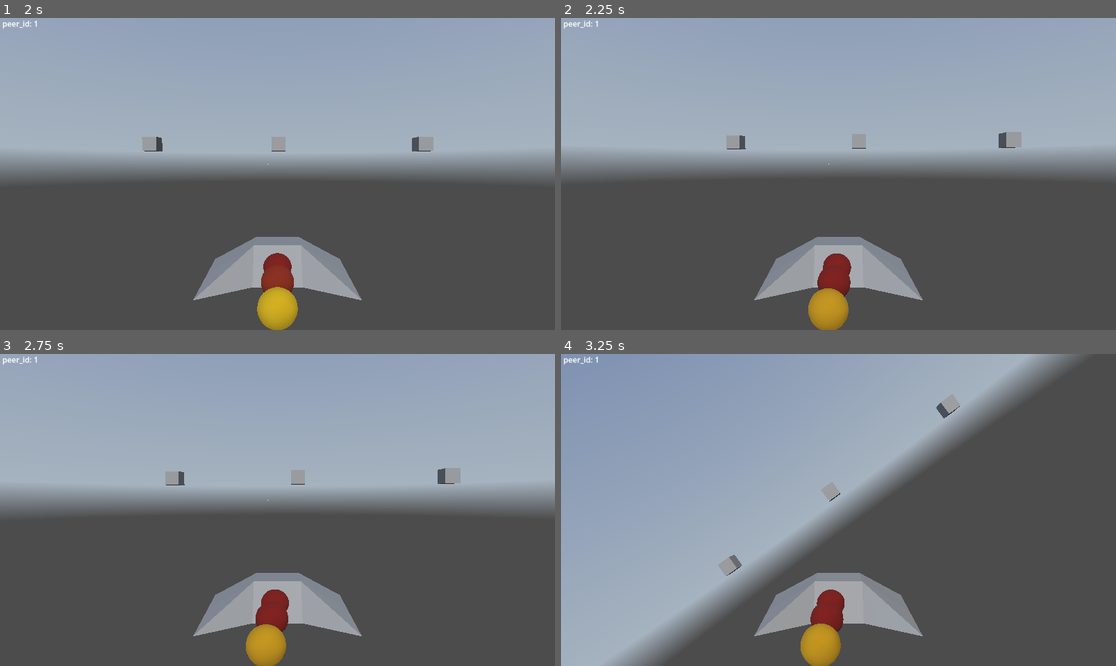
Above: before the commit, frames 1-4 (two rows, left to right).
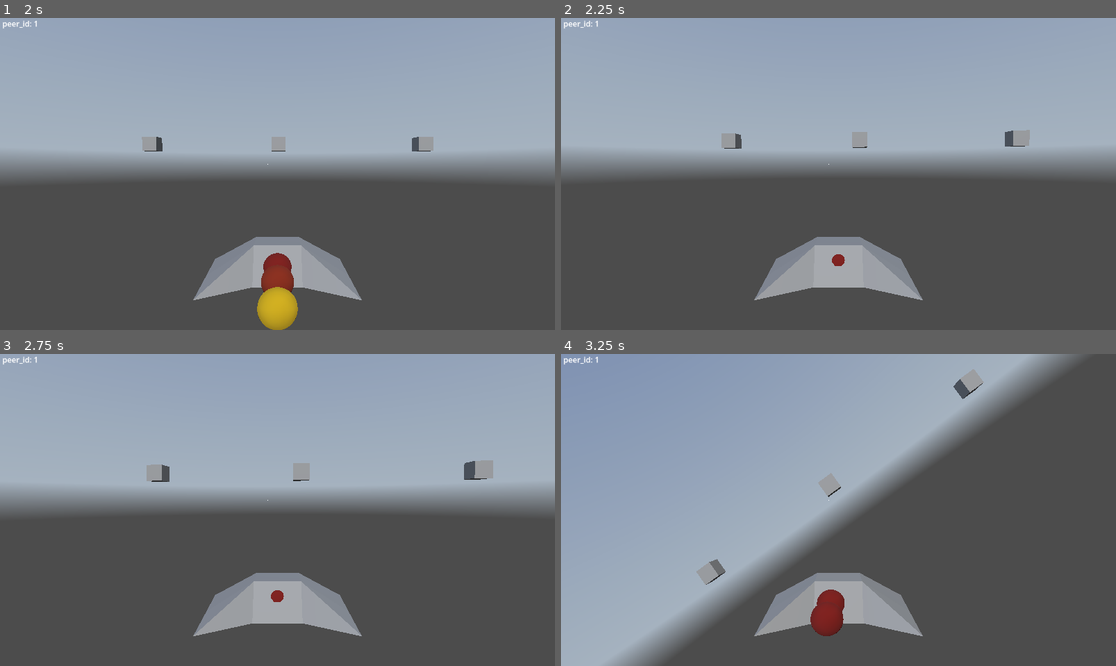
Above: after the commit, the same moments.

Repository: MathArtTechnologies/deivid-v-space
Game: Godot game, scene res://scenes/sand_box/MovementTest.tscn
The game is run twice, just before and just after one commit, with the same random seed, the same clock (stepped at 60 frames per second) and the same inputs. A sky picture missing from this copy of the repository is replaced by a grey-blue gradient.
Inputs (mouse positions are in pixels of both pictures, inside the frame that each line leads up to):
- Up to frame 1 (2 s): tap Enter at 0.5 s; move the mouse to (399, 158) at 0.52 s; hold D (right_tilt, bound only before the commit) 0.53-1.25 s; click (399, 158) at 0.6 s; click "Host" at 1.25 s
- Up to frame 2 (2.25 s): move the mouse to (727, 189) at 2.02 s; hold W (pitch_down, bound only before the commit) from 2.03 s (still down); click (727, 189) at 2.1 s
- Up to frame 3 (2.75 s): keep holding W (pitch_down, bound only before the commit)
- Up to frame 4 (3.25 s): move the mouse to (894, 441) at 2.77 s; release W (pitch_down, bound only before the commit) at 2.78 s; hold D (right_tilt, bound only before the commit) from 2.78 s (still down); click (894, 441) at 2.85 s

Frame 1 is identical in both runs. In frame 2, 1.7% of the frame differs, in the area x 28-85%, y 35-100%; in frame 3, 2.3%, in the area x 26-89%, y 34-100%; in frame 4, 1.8%.

Commit message:
rename input map to follo pitch, yaw, roll naming convention

Diff:
--- a/project.godot
+++ b/project.godot
@@ -26,18 +26,12 @@
 
 [input]
 
-pitch_down={
+thrust={
 "deadzone": 0.2,
 "events": [Object(InputEventKey,"resource_local_to_scene":false,"resource_name":"","device":-1,"window_id":0,"alt_press …(192 unchanged characters)…
 , Object(InputEventKey,"resource_local_to_scene":false,"resource_name":"","device":-1,"window_id":0,"alt_pressed":false …(186 unchanged characters)…
 , Object(InputEventJoypadMotion,"resource_local_to_scene":false,"resource_name":"","device":-1,"axis":5,"axis_value":1.0,"script":null)
-]
-}
-pittch_up={
-"deadzone": 0.2,
-"events": [Object(InputEventKey,"resource_local_to_scene":false,"resource_name":"","device":-1,"window_id":0,"alt_pressed":false,"shift_pressed":false,"ctrl_pressed":false,"meta_pressed":false,"pressed":false,"keycode":0,"physical_keycode":83,"key_label":0,"unicode":115,"location":0,"echo":false,"script":null)
-, Object(InputEventKey,"resource_local_to_scene":false,"resource_name":"","device":-1,"window_id":0,"alt_pressed":false,"shift_pressed":false,"ctrl_pressed":false,"meta_pressed":false,"pressed":false,"keycode":0,"physical_keycode":4194322,"key_label":0,"unicode":0,"location":0,"echo":false,"script":null)
-, Object(InputEventJoypadMotion,"resource_local_to_scene":false,"resource_name":"","device":-1,"axis":4,"axis_value":1.0,"script":null)
+, Object(InputEventKey,"resource_local_to_scene":false,"resource_name":"","device":-1,"window_id":0,"alt_pressed":false,"shift_pressed":false,"ctrl_pressed":false,"meta_pressed":false,"pressed":false,"keycode":0,"physical_keycode":32,"key_label":0,"unicode":32,"location":0,"echo":false,"script":null)
 ]
 }
 pause={
@@ -46,39 +40,39 @@
 , Object(InputEventJoypadButton,"resource_local_to_scene":false,"resource_name":"","device":-1,"button_index":5,"pressure":0.0,"pressed":true,"script":null)
 ]
 }
-right_tilt={
+roll_right={
 "deadzone": 0.2,
 "events": [Object(InputEventKey,"resource_local_to_scene":false,"resource_name":"","device":-1,"window_id":0,"alt_press …(192 unchanged characters)…
 , Object(InputEventKey,"resource_local_to_scene":false,"resource_name":"","device":-1,"window_id":0,"alt_pressed":false …(186 unchanged characters)…
 , Object(InputEventJoypadButton,"resource_local_to_scene":false,"resource_name":"","device":-1,"button_index":10,"pressure":0.0,"pressed":true,"script":null)
 ]
 }
-left_tilt={
+roll_left={
 "deadzone": 0.2,
 "events": [Object(InputEventKey,"resource_local_to_scene":false,"resource_name":"","device":-1,"window_id":0,"alt_press …(191 unchanged characters)…
 , Object(InputEventKey,"resource_local_to_scene":false,"resource_name":"","device":-1,"window_id":0,"alt_pressed":false …(186 unchanged characters)…
 , Object(InputEventJoypadButton,"resource_local_to_scene":false,"resource_name":"","device":-1,"button_index":9,"pressure":0.0,"pressed":true,"script":null)
 ]
 }
-left={
+yaw_left={
 "deadzone": 0.2,
 "events": [Object(InputEventJoypadMotion,"resource_local_to_scene":false,"resource_name":"","device":-1,"axis":2,"axis_value":-1.0,"script":null)
 , Object(InputEventJoypadButton,"resource_local_to_scene":false,"resource_name":"","device":-1,"button_index":13,"pressure":0.0,"pressed":true,"script":null)
 ]
 }
-right={
+yaw_right={
 "deadzone": 0.2,
 "events": [Object(InputEventJoypadMotion,"resource_local_to_scene":false,"resource_name":"","device":-1,"axis":2,"axis_value":1.0,"script":null)
 , Object(InputEventJoypadButton,"resource_local_to_scene":false,"resource_name":"","device":-1,"button_index":14,"pressure":0.0,"pressed":true,"script":null)
 ]
 }
-up={
+pitch_up={
 "deadzone": 0.2,
 "events": [Object(InputEventJoypadMotion,"resource_local_to_scene":false,"resource_name":"","device":-1,"axis":3,"axis_value":-1.0,"script":null)
 , Object(InputEventJoypadButton,"resource_local_to_scene":false,"resource_name":"","device":-1,"button_index":11,"pressure":0.0,"pressed":true,"script":null)
 ]
 }
-down={
+pitch_down={
 "deadzone": 0.2,
 "events": [Object(InputEventJoypadMotion,"resource_local_to_scene":false,"resource_name":"","device":-1,"axis":3,"axis_value":1.0,"script":null)
 , Object(InputEventJoypadButton,"resource_local_to_scene":false,"resource_name":"","device":-1,"button_index":12,"pressure":0.0,"pressed":true,"script":null)
@@ -87,11 +81,6 @@
 shoot={
 "deadzone": 0.2,
 "events": [Object(InputEventMouseButton,"resource_local_to_scene":false,"resource_name":"","device":-1,"window_id":0,"a …(258 unchanged characters)…
-]
-}
-thrust={
-"deadzone": 0.2,
-"events": [Object(InputEventKey,"resource_local_to_scene":false,"resource_name":"","device":-1,"window_id":0,"alt_pressed":false,"shift_pressed":false,"ctrl_pressed":false,"meta_pressed":false,"pressed":false,"keycode":0,"physical_keycode":32,"key_label":0,"unicode":32,"location":0,"echo":false,"script":null)
 ]
 }
 
--- a/scripts/components/character_controller_comp.gd
+++ b/scripts/components/character_controller_comp.gd
@@ -31,14 +31,14 @@
 	rotation.z = center.x - mouse_pos.x
 
 	# consider joystick
-	var joystick_dir : Vector2 = Input.get_vector("left", "right", "up", "down")
+	var joystick_dir : Vector2 = Input.get_vector("yaw_left", "yaw_right", "pitch_up", "pitch_down")
 
 	rotation.x += joystick_dir.y * -1
 	rotation.z += joystick_dir.x * -1
 
-	if Input.is_action_pressed("left_tilt"):
+	if Input.is_action_pressed("roll_left"):
 		rotation.y -= 1
-	if Input.is_action_pressed("right_tilt"):
+	if Input.is_action_pressed("roll_right"):
 		rotation.y += 1
 
 	return rotation.normalized()
